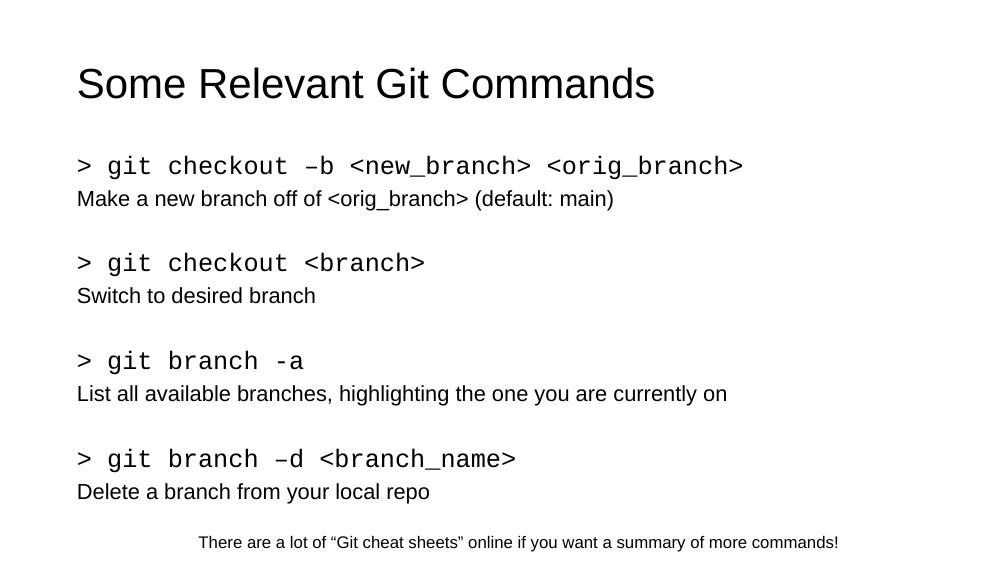
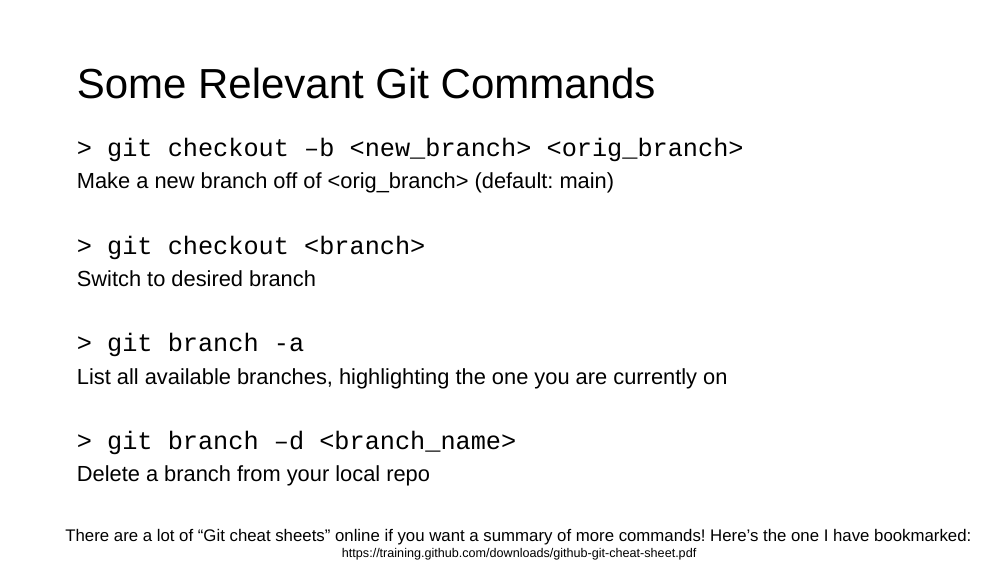
Before and after one commit to semaphoreP/codeastro, a slide deck: slide 15 of Day1/gitflow.pptx (slide 13 before the commit). Drawn at 1008x567 pixels with LibreOffice and Linux fonts; fonts in the diff are those of the drawing. Boxes give left, top, right and bottom in pixels: in the first picture for what was removed or moved away, otherwise in the second. Text is boxed around its words. In the diff, an @@ line names an element or a change of style, - is before the commit and + after.

```diff
--- a/Day1/gitflow.pptx
+++ b/Day1/gitflow.pptx
@@ text "> git checkout –b <new_branch> ...": place and size @@
-text "> git checkout –b <new_branch> ..." at <box>77,155,744,504</box>
+text "> git checkout –b <new_branch> ..." at <box>77,138,744,486</box>
@@ text at <box>65,528,971,560</box>: text changed @@
-There are a lot of “Git cheat sheets” online if you want a summary of more commands!
+There are a lot of “Git cheat sheets” online if you want a summary of more commands! Here’s the one I have bookmarked:
+https://training.github.com/downloads/github-git-cheat-sheet.pdf
```
Also in this commit, not shown: 1 other slide changed, 1 slide added.
